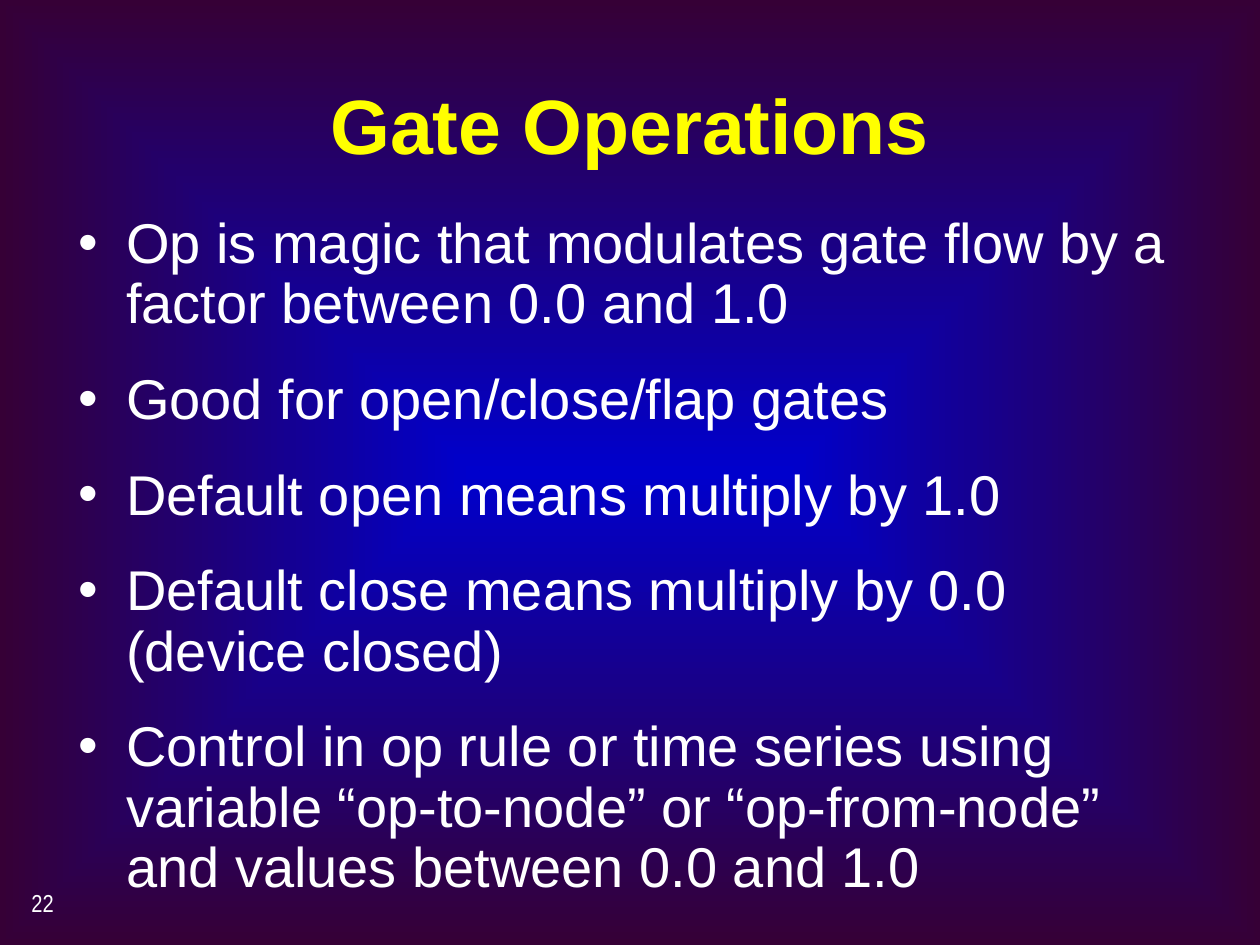
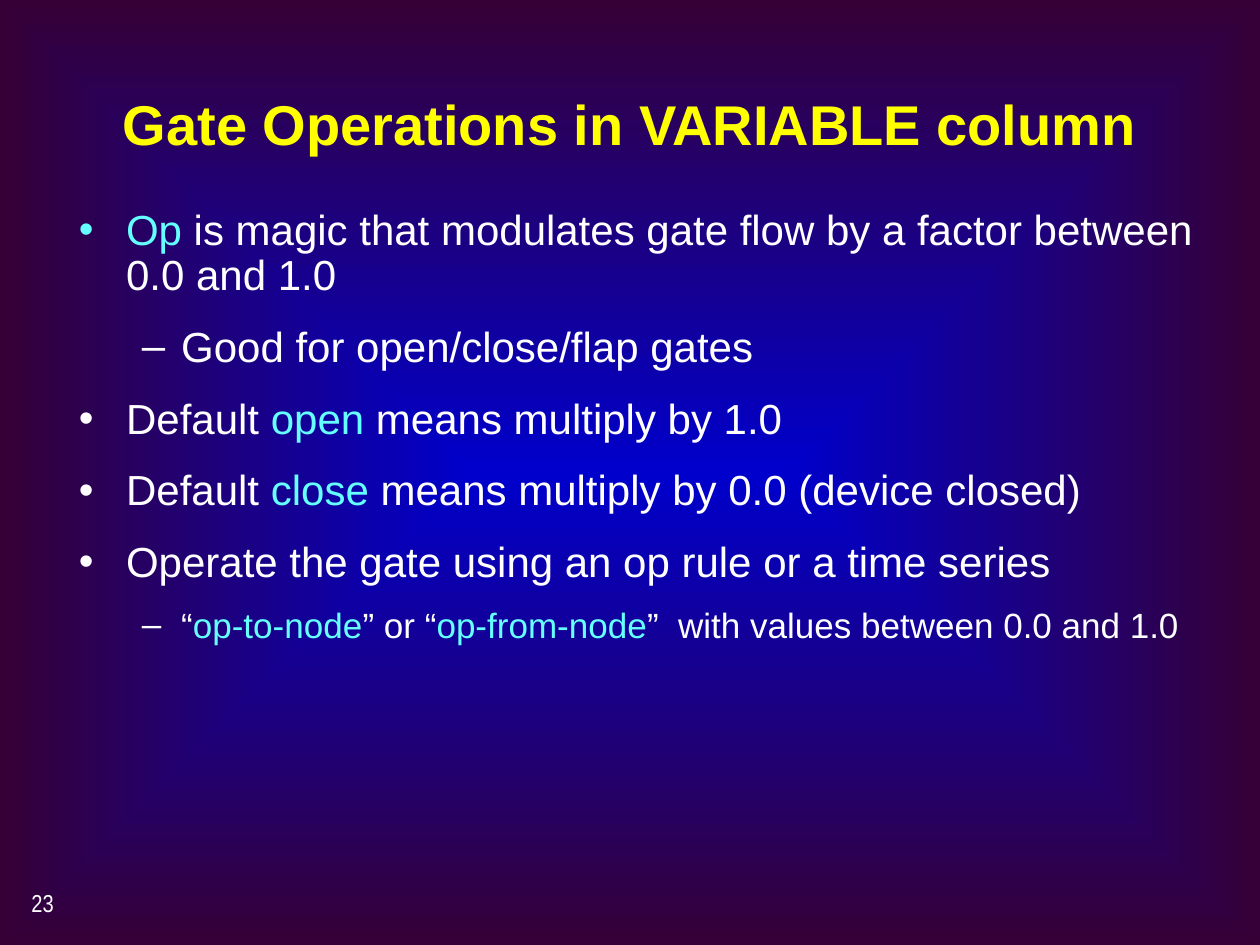
Before and after one commit to CADWRDeltaModeling/dsm2, a slide deck: slide 23 of dsm2/presentations/BT2_Reservoir_Gate_Transfer.ppt (slide 22 before the commit). Drawn at 1260x945 pixels with LibreOffice and Linux fonts; fonts in the diff are those of the drawing. Boxes give left, top, right and bottom in pixels: in the first picture for what was removed or moved away, otherwise in the second. Text is boxed around its words. In the diff, an @@ line names an element or a change of style, - is before the commit and + after.

```diff
--- a/dsm2/presentations/BT2_Reservoir_Gate_Transfer.ppt
+++ b/dsm2/presentations/BT2_Reservoir_Gate_Transfer.ppt
@@ title at (x1=123, y1=104, x2=1136, y2=156): text changed; size 44 to 32 pt @@
-Gate Operations
+Gate Operations in VARIABLE column
@@ text at (x1=126, y1=214, x2=1193, y2=514): size 32 to 24 pt in "Op is magic that modulates gate flow ...", "Good for open/close/flap gates", "Default open means multiply by 1.0", "Default close means multiply by 0.0 (device ..."; text colour #FFFFFF to #66FFFF in "Op", "open", "close"; less space between paragraphs; bullet colour #FFFFFF to #66FFFF; bullet • to –; list level 1 to 2 in "Good for open/close/flap gates" @@
@@ text at (x1=126, y1=546, x2=1179, y2=645): text changed; size 32 to 20 pt @@
-• Control in op rule or time series using variable “op-to-node” or “op-from-node” and values between 0.0 and 1.0
+• Operate the gate using an op rule or a time series
+  – “op-to-node” or “op-from-node” with values between 0.0 and 1.0
@@ page number at (x1=31, y1=895, x2=53, y2=913): text changed @@
-22
+23
```
Also in this commit, not shown: 11 other slides changed, 5 slides added, 3 slides removed.
